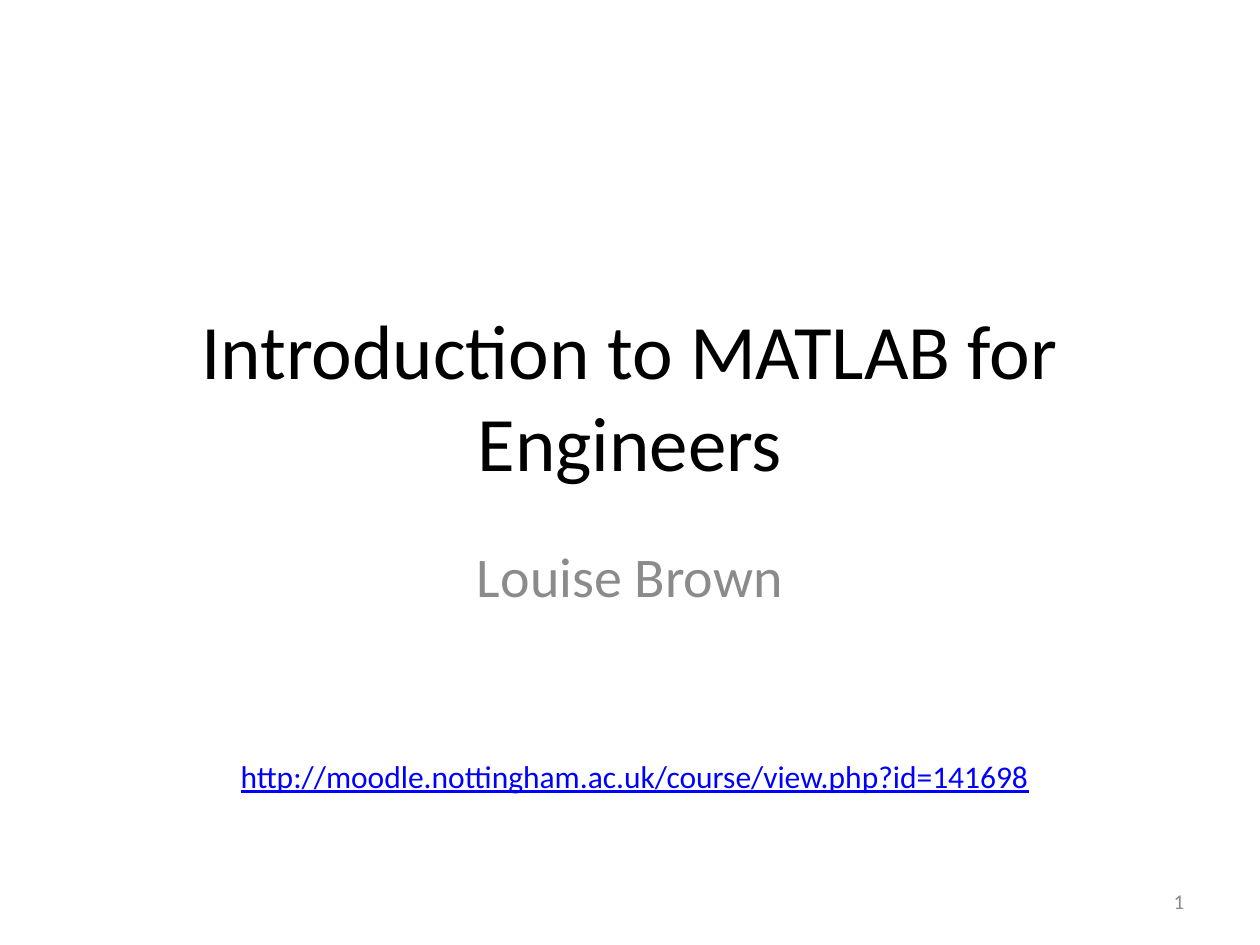
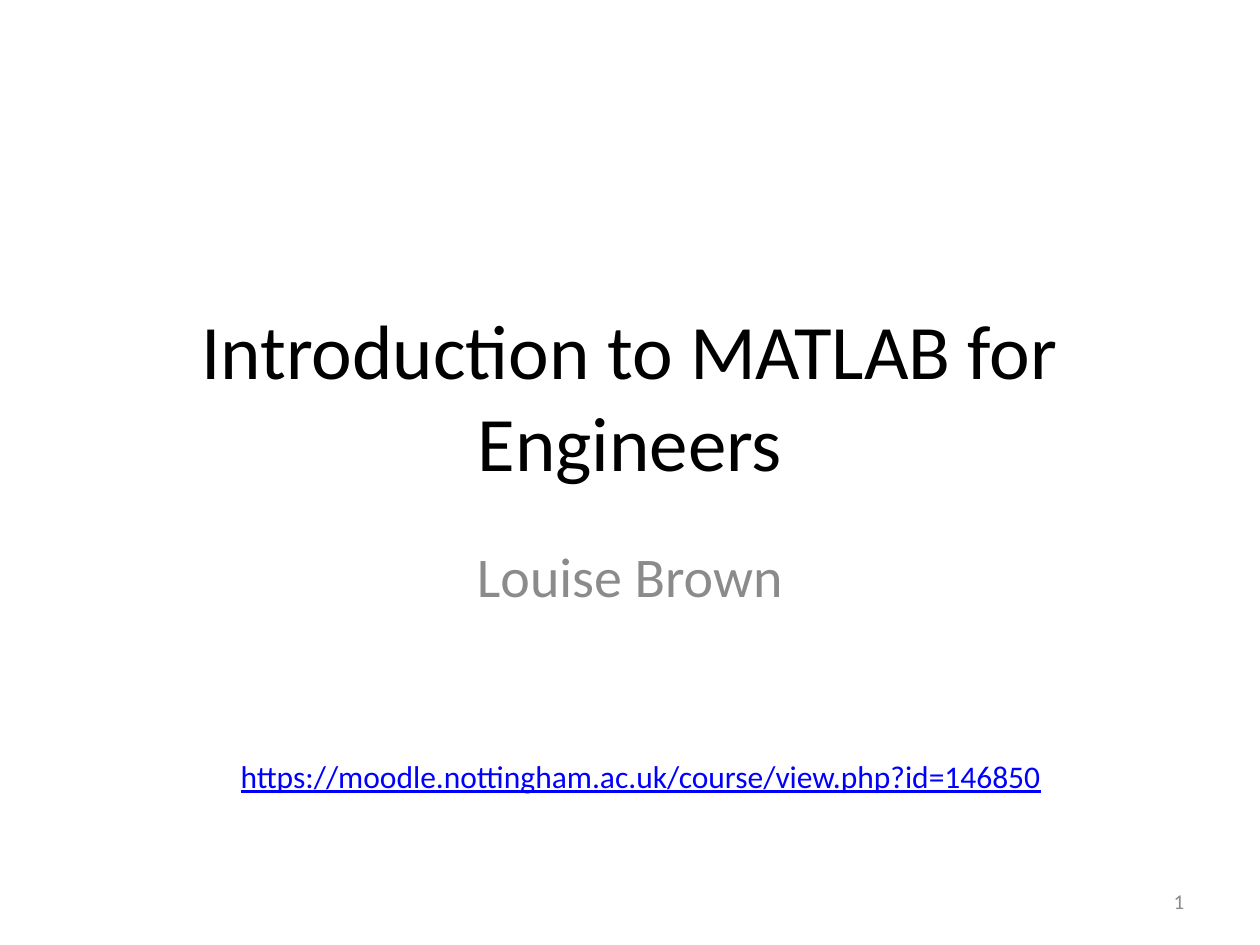
Before and after one commit to louisepb/MatlabBasicCourse, a slide deck: slide 1 of Introduction to MATLAB for Engineers.pptx. Drawn at 1260x945 pixels with LibreOffice and Linux fonts; fonts in the diff are those of the drawing. Boxes give left, top, right and bottom in pixels: in the first picture for what was removed or moved away, otherwise in the second. Text is boxed around its words. In the diff, an @@ line names an element or a change of style, - is before the commit and + after.

Commit message:
Updated Moodle link

```diff
--- a/Introduction to MATLAB for Engineers.pptx
+++ b/Introduction to MATLAB for Engineers.pptx
@@ text at (241, 766, 1041, 794): text changed @@
-http://moodle.nottingham.ac.uk/course/view.php?id=141698
+https://moodle.nottingham.ac.uk/course/view.php?id=146850
```
